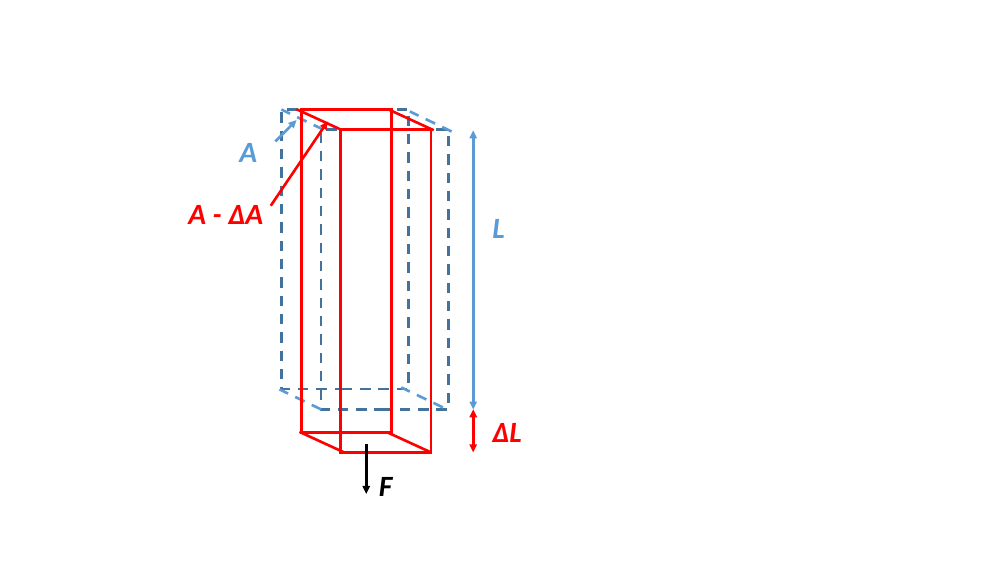
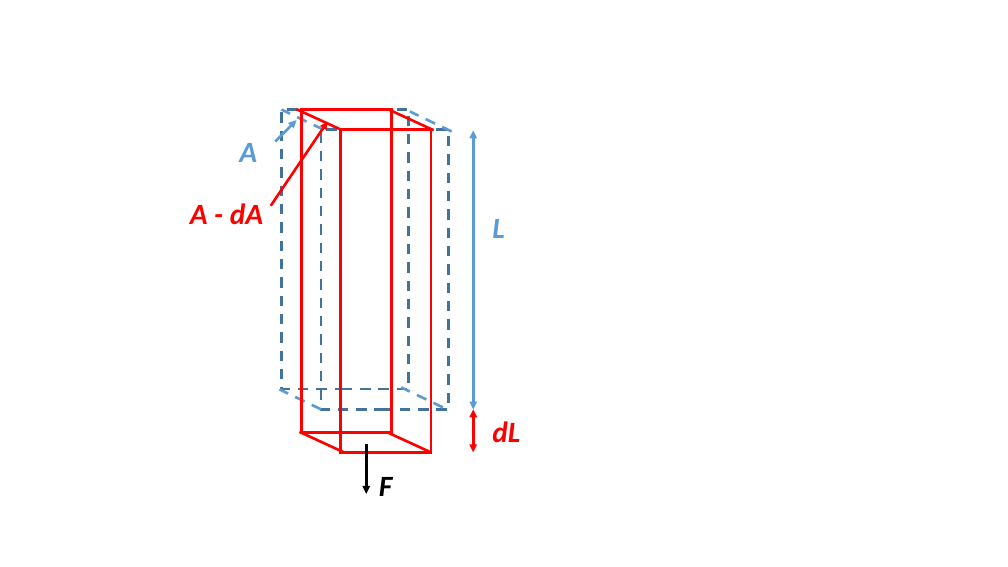
Before and after one commit to bardet/GWU-MAE3120_2020, a slide deck: slide 1 of Lectures/img/BeamUnderStrain.pptx. Drawn at 1008x567 pixels with LibreOffice and Linux fonts; fonts in the diff are those of the drawing. Boxes give left, top, right and bottom in pixels: in the first picture for what was removed or moved away, otherwise in the second. Text is boxed around its words. In the diff, an @@ line names an element or a change of style, - is before the commit and + after.

```diff
--- a/Lectures/img/BeamUnderStrain.pptx
+++ b/Lectures/img/BeamUnderStrain.pptx
@@ text at (x1=190, y1=203, x2=263, y2=225): text changed @@
-A - ΔA
+A - dA
@@ text at (x1=492, y1=421, x2=520, y2=443): text changed @@
-ΔL
+dL
```
